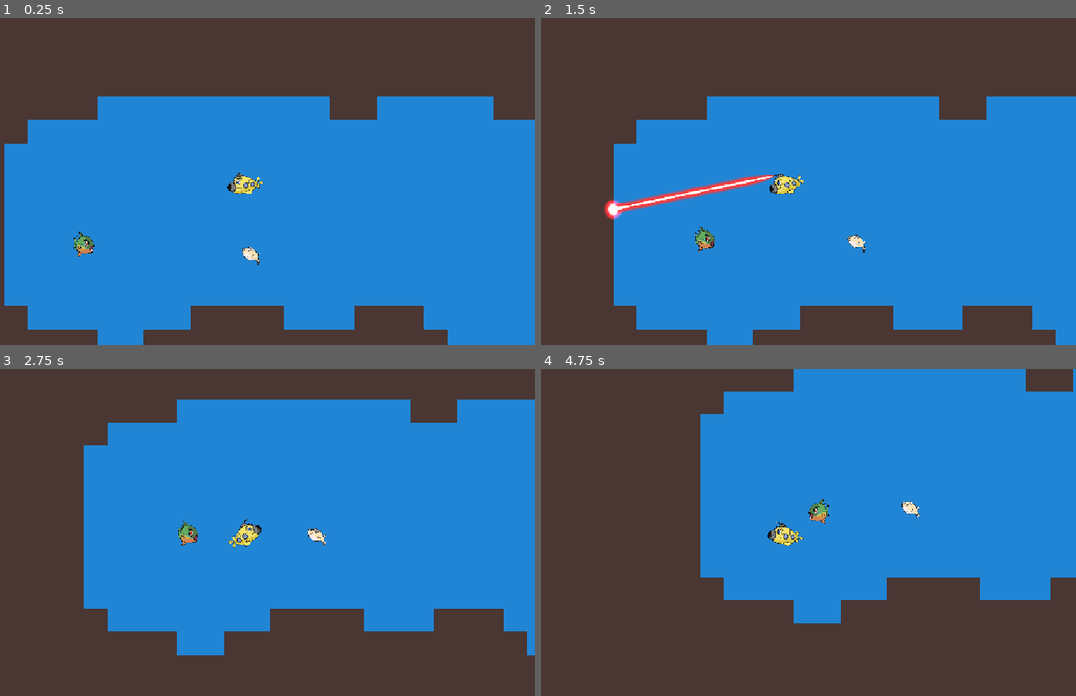
Above: before the commit, frames 1-4 (two rows, left to right).
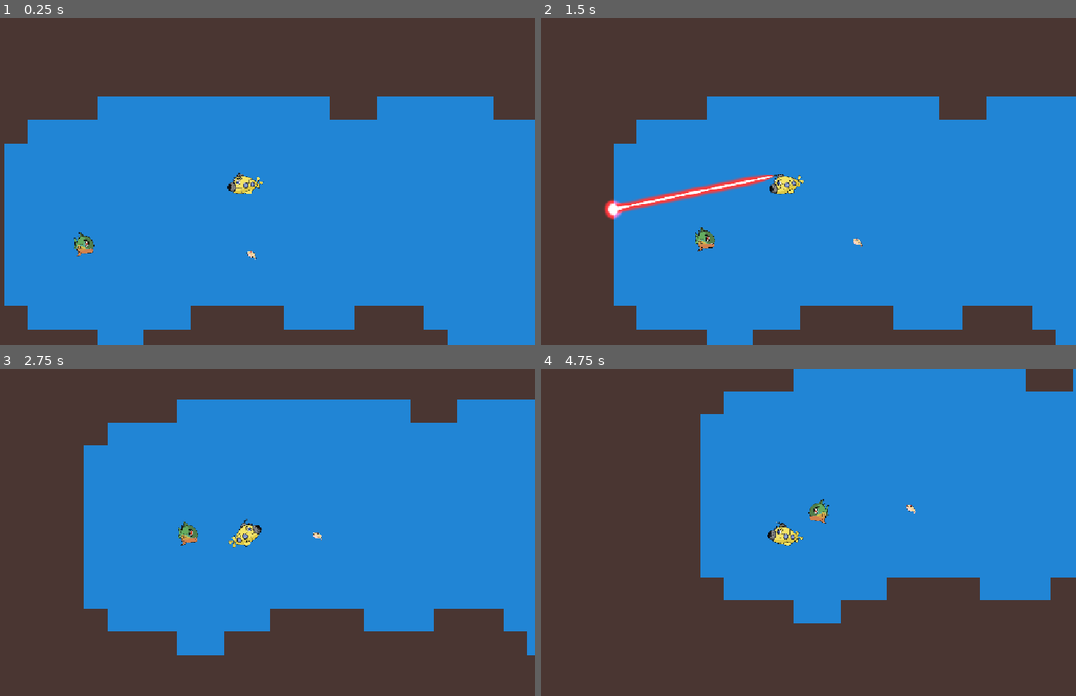
Above: after the commit, the same moments.

Repository: timo-eberl/ld57
Game: Godot game, scene res://world.tscn
Same seed, same stepped clock (60 frames per second), same inputs: the game is played once before the commit and once after it.
Inputs (mouse positions are in pixels of both pictures, inside the frame that each line leads up to):
- Up to frame 1 (0.25 s): no input
- Up to frame 2 (1.5 s): move the mouse to (915, 165) at 0.52 s; hold A (Horizontal_minus) 0.53-1.28 s; click (915, 165) at 0.67 s; move the mouse to (669, 197) at 1.27 s; tap D (Horizontal_plus) at 1.35 s; click (669, 197) at 1.42 s
- Up to frame 3 (2.75 s): move the mouse to (299, 460) at 2.02 s; hold S (Vertical_minus) from 2.03 s (still down); click (299, 460) at 2.17 s
- Up to frame 4 (4.75 s): move the mouse to (755, 597) at 2.77 s; release S (Vertical_minus) at 2.78 s; tap W (Vertical_plus) at 2.85 s; click (755, 597) at 2.92 s; move the mouse to (958, 581) at 3.52 s; hold A (Horizontal_minus) 3.53-4.28 s; click (958, 581) at 3.67 s; move the mouse to (610, 483) at 4.27 s; tap D (Horizontal_plus) at 4.35 s; click (610, 483) at 4.42 s

The runs differ from the first frame. In frame 1, 0.1% of the frame differs, in the area x 13-49%, y 65-76%; in frame 2, 0.1%; in frame 3, 0.2%, in the area x 33-61%, y 46-54%; in frame 4, 0.2%.

Commit message:
Add enemy animation

Diff:
--- a/scenes/enemies/piranha.tscn
+++ b/scenes/enemies/piranha.tscn
@@ -1,8 +1,9 @@
-[gd_scene load_steps=7 format=3 uid="uid://bn4e7xq7u6hrh"]
+[gd_scene load_steps=11 format=3 uid="uid://bn4e7xq7u6hrh"]
 
 [ext_resource type="Script" uid="uid://b0wa3ilstk152" path="res://src/enemies/piranha.gd" id="1_ihjt4"]
 [ext_resource type="Script" uid="uid://bbq6supw7aall" path="res://src/enemies/enemy_stats.gd" id="2_3ub0j"]
-[ext_resource type="Texture2D" uid="uid://dne6cs077rsyg" path="res://textures/Piranha.png" id="2_md0e3"]
+[ext_resource type="Texture2D" uid="uid://dne6cs077rsyg" path="res://textures/Piranha/Piranha.png" id="2_md0e3"]
+[ext_resource type="Texture2D" uid="uid://bhjsx3v8tjpte" path="res://textures/Piranha/Piranah2.png" id="4_nah08"]
 
 [sub_resource type="Resource" id="Resource_j1s6e"]
 script = ExtResource("2_3ub0j")
@@ -20,6 +21,67 @@
 [sub_resource type="CircleShape2D" id="CircleShape2D_md0e3"]
 radius = 38.0
 
+[sub_resource type="Animation" id="Animation_nah08"]
+resource_name = "idle"
+loop_mode = 1
+tracks/0/type = "value"
+tracks/0/imported = false
+tracks/0/enabled = true
+tracks/0/path = NodePath("Texture/Texture2:visible")
+tracks/0/interp = 1
+tracks/0/loop_wrap = true
+tracks/0/keys = {
+"times": PackedFloat32Array(0, 0.5),
+"transitions": PackedFloat32Array(1, 1),
+"update": 1,
+"values": [true, false]
+}
+tracks/1/type = "value"
+tracks/1/imported = false
+tracks/1/enabled = true
+tracks/1/path = NodePath("Texture/Texture:visible")
+tracks/1/interp = 1
+tracks/1/loop_wrap = true
+tracks/1/keys = {
+"times": PackedFloat32Array(0, 0.5),
+"transitions": PackedFloat32Array(1, 1),
+"update": 1,
+"values": [false, true]
+}
+
+[sub_resource type="Animation" id="Animation_k3k5w"]
+length = 0.001
+tracks/0/type = "value"
+tracks/0/imported = false
+tracks/0/enabled = true
+tracks/0/path = NodePath("Texture/Texture2:visible")
+tracks/0/interp = 1
+tracks/0/loop_wrap = true
+tracks/0/keys = {
+"times": PackedFloat32Array(0),
+"transitions": PackedFloat32Array(1),
+"update": 1,
+"values": [true]
+}
+tracks/1/type = "value"
+tracks/1/imported = false
+tracks/1/enabled = true
+tracks/1/path = NodePath("Texture/Texture:visible")
+tracks/1/interp = 1
+tracks/1/loop_wrap = true
+tracks/1/keys = {
+"times": PackedFloat32Array(0),
+"transitions": PackedFloat32Array(1),
+"update": 1,
+"values": [false]
+}
+
+[sub_resource type="AnimationLibrary" id="AnimationLibrary_ei5gu"]
+_data = {
+&"RESET": SubResource("Animation_k3k5w"),
+&"idle": SubResource("Animation_nah08")
+}
+
 [node name="Piranha" type="RigidBody2D"]
 collision_layer = 4
 collision_mask = 7
@@ -28,11 +90,8 @@
 script = ExtResource("1_ihjt4")
 enemy_stats = SubResource("Resource_j1s6e")
 
-[node name="Texture" type="Sprite2D" parent="."]
-scale = Vector2(0.3, 0.3)
-texture = ExtResource("2_md0e3")
-
 [node name="CollisionShape2D" type="CollisionShape2D" parent="."]
+visible = false
 shape = SubResource("CircleShape2D_5uy6h")
 
 [node name="AttackArea" type="Area2D" parent="."]
@@ -40,7 +99,26 @@
 collision_mask = 2
 
 [node name="CollisionShape2D" type="CollisionShape2D" parent="AttackArea"]
+visible = false
 shape = SubResource("CircleShape2D_md0e3")
+
+[node name="Texture" type="Node2D" parent="."]
+
+[node name="Texture2" type="Sprite2D" parent="Texture"]
+position = Vector2(0.130993, 0.0874996)
+scale = Vector2(0.443421, 0.443421)
+texture = ExtResource("4_nah08")
+flip_h = true
+
+[node name="Texture" type="Sprite2D" parent="Texture"]
+visible = false
+scale = Vector2(0.3, 0.3)
+texture = ExtResource("2_md0e3")
+
+[node name="AnimationPlayer" type="AnimationPlayer" parent="."]
+libraries = {
+&"": SubResource("AnimationLibrary_ei5gu")
+}
 
 [connection signal="body_entered" from="AttackArea" to="." method="_on_attack_area_body_entered"]
 [connection signal="body_exited" from="AttackArea" to="." method="_on_attack_area_body_exited"]
--- a/scenes/enemies/pufferfish.tscn
+++ b/scenes/enemies/pufferfish.tscn
@@ -1,9 +1,9 @@
 [gd_scene load_steps=8 format=3 uid="uid://drqjxg8mx31iw"]
 
-[ext_resource type="Texture2D" uid="uid://02qnww76n6as" path="res://textures/UnpuffedPufferfish.png" id="1_cnld3"]
+[ext_resource type="Texture2D" uid="uid://02qnww76n6as" path="res://textures/Pufferfish/UnpuffedPufferfish.png" id="1_cnld3"]
 [ext_resource type="Script" uid="uid://b6f7wnepv0k7e" path="res://src/enemies/pufferfish.gd" id="1_sidn5"]
 [ext_resource type="Script" uid="uid://bbq6supw7aall" path="res://src/enemies/enemy_stats.gd" id="2_sidn5"]
-[ext_resource type="Texture2D" uid="uid://bwcxsf3ihnx7n" path="res://textures/Pufferfish.png" id="3_6uwa1"]
+[ext_resource type="Texture2D" uid="uid://bwcxsf3ihnx7n" path="res://textures/Pufferfish/Pufferfish.png" id="3_6uwa1"]
 
 [sub_resource type="Resource" id="Resource_vgcdo"]
 script = ExtResource("2_sidn5")
--- a/src/enemies/enemy.gd
+++ b/src/enemies/enemy.gd
@@ -4,6 +4,7 @@
 @export var enemy_stats : EnemyStats
 
 @onready var sprite = $Texture
+@onready var animationPlayer = $AnimationPlayer
 
 var player_in_area : bool = false
 
@@ -39,9 +40,9 @@
 func _move():
 	var direction : Vector2 = (%Player.global_position - global_position).normalized()
 	if direction.x < 0.0:
-		sprite.flip_h = true
+		sprite.scale.x = -abs(sprite.scale.x)
 	else:
-		sprite.flip_h = false
+		sprite.scale.x = abs(sprite.scale.x)
 	#sprite.look_at(direction)
 	if not player_in_area:
 		apply_force(direction * enemy_stats.acell)
Binary file added: textures/Piranha/Piranah2.png
Not shown, changed: textures/Piranha/Piranah2.png.import
Binary file added: textures/Piranha/Piranah_autsch.png
Not shown, added: textures/Piranha/Piranah_autsch.png.import
Binary file added: textures/Piranha/Piranah_dead.png
Not shown, changed: textures/Piranha/Piranah_dead.png.import
Binary file added: textures/Piranha/Piranah_sleep.png
Not shown, added: textures/Piranha/Piranah_sleep.png.import
Renamed: textures/Piranha.png -> textures/Piranha/Piranha.png
Not shown, added: textures/Piranha/Piranha.png.import
Binary file removed: textures/Pufferfish.png
Binary file added: textures/Pufferfish/Pufferfish.png
(and 10 more such lines)
